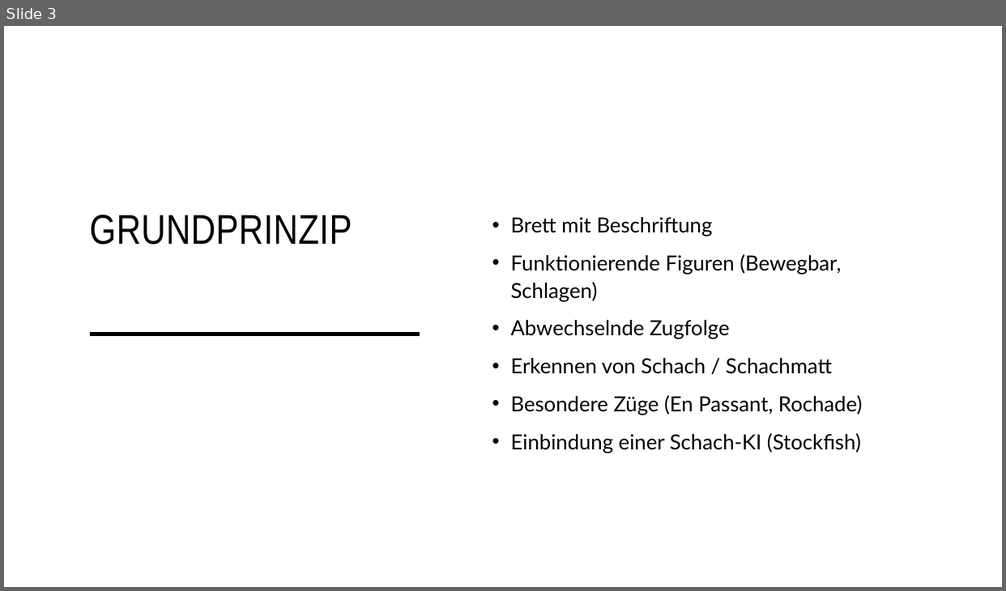
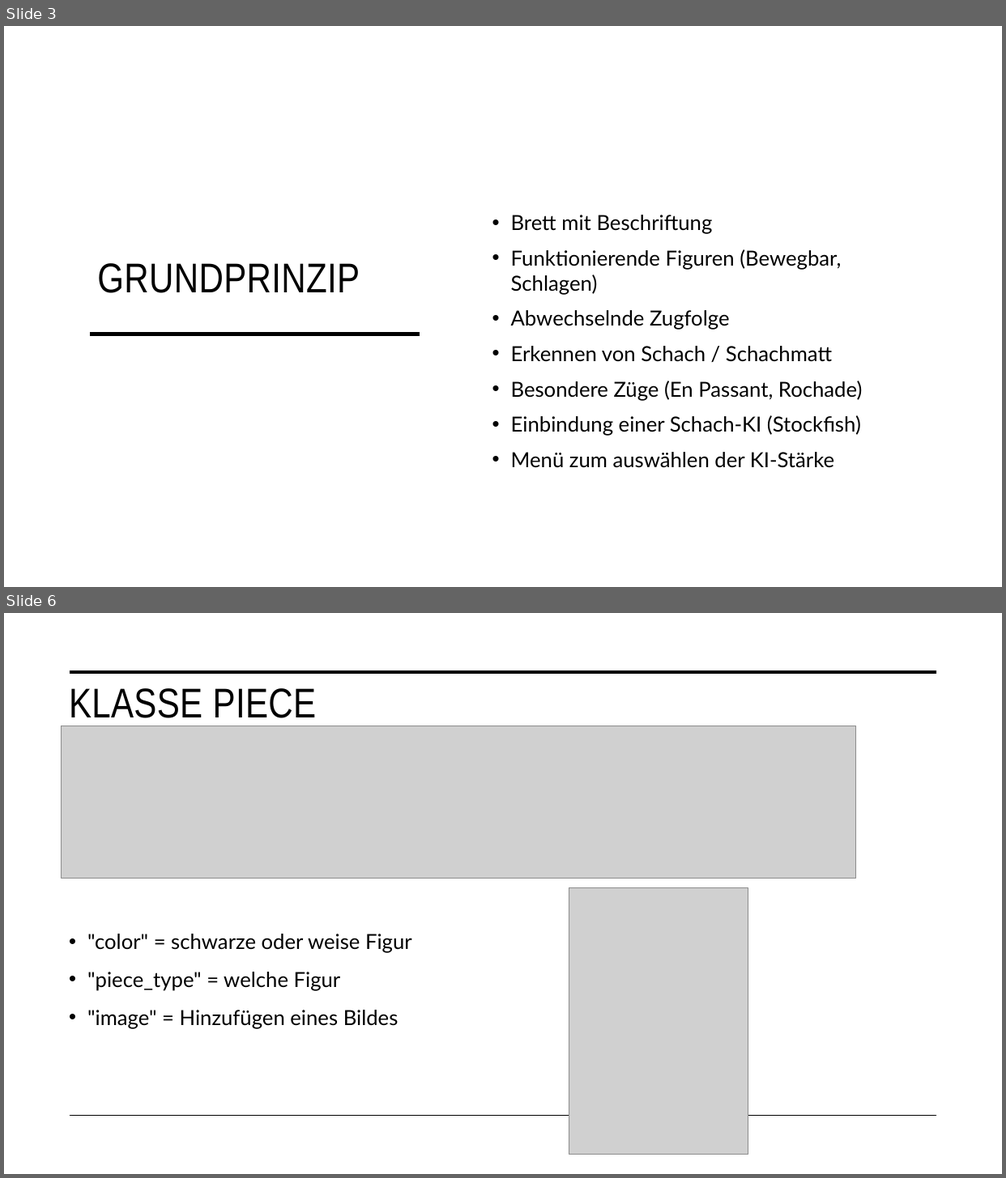
Before and after one commit to YTFirestormHD/PythonChess, a slide deck: Python Chess.pptx. Shown one above the other, each under a label of ours: slide 3 before the commit, slides 3 and 6 after it; the slides between them are not shown. The pictures are 1006x591 and 1006x1178 pixels, drawn with LibreOffice and Linux fonts; fonts in the diff are those of the drawing; grey boxes stand for pictures. Boxes give left, top, right and bottom in pixels: in the first picture for what was removed or moved away, otherwise in the second. Text is boxed around its words. In the diff, an @@ line names an element or a change of style, - is before the commit and + after.

```diff
--- a/Python Chess.pptx
+++ b/Python Chess.pptx
@@ slide 6 added at box(4, 613, 1002, 1174), background #FFFFFF @@
@@ line added from (70, 672) to (937, 672), #000000 3.5 pt @@
@@ title added at box(69, 688, 317, 718), 40 pt, text #000000 @@
+KLASSE PIECE
@@ picture added at box(62, 726, 857, 878) @@
@@ picture added at box(569, 888, 748, 1154) @@
@@ text added at box(87, 934, 412, 1029), 20 pt, text #000000 @@
+• "color" = schwarze oder weise Figur
+• "piece_type" = welche Figur
+• "image" = Hinzufügen eines Bildes
@@ line added from (70, 1116) to (937, 1116), #000000 1 pt @@
@@ slide 3 changed as well @@
@@ text at box(511, 215, 862, 436): line spacing 1.1 to 1 @@
@@ title "GRUNDPRINZIP": place and size @@
-title "GRUNDPRINZIP" at box(90, 215, 352, 245)
+title "GRUNDPRINZIP" at box(97, 263, 360, 293)
@@ text at box(511, 452, 834, 468): paragraph added @@
+• Menü zum auswählen der KI-Stärke
```
Also in this commit, not shown: 2 other slides changed, 9 other slides added, 1 slide removed.
